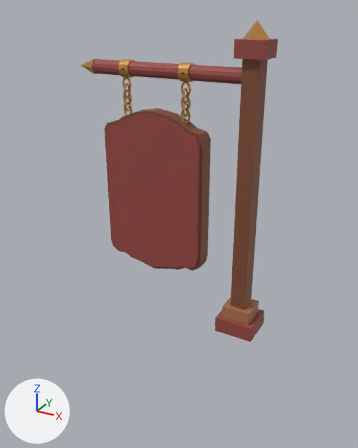
A saved change to the FBX model Assets/Art/3D/Shop_Sign.fbx.
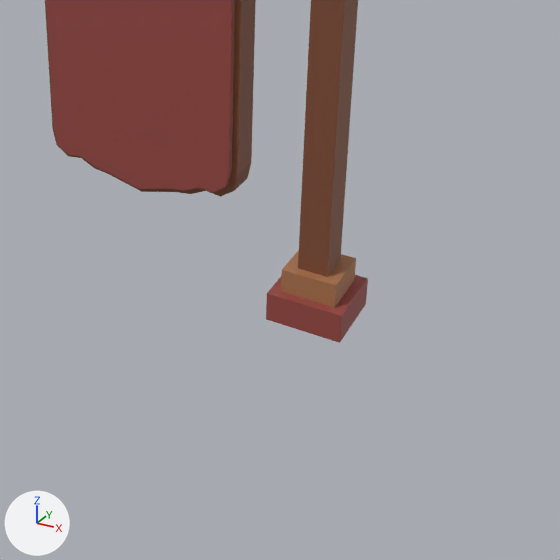
Old and new are each drawn whole from a 50 mm camera at (2.67, -4.46, 3.02) aimed at (0.17, 0.08, 0.75) and again close up on the part from 24% to 100% of the width and 39% to 100% of the height. Lighting does not change. The marker at lower left points along +X, +Y and +Z. The older version's two pictures come first. Where no turn or scale is listed for an object, it has been applied to the vertices.

Before the edit, the objects in view are built like this:
```python
me_frente_rojo = bpy.data.meshes.new('Frente rojo')
me_frente_rojo.from_pydata(...)  # 744 vertices, 650 faces; spans x -0.84..1.39, y -0.13..0.27, z -0.08..3.15
# faces by material slot: [52, 540, 20, 32, 6]
me_frente_rojo.materials.append(mat_madera_rojiza)  # red #974842
me_frente_rojo.materials.append(mat_latón_envejecido)  # orange #ce9955
me_frente_rojo.materials.append(mat_hierro_oscuro)  # dark grey #48423f
me_frente_rojo.materials.append(mat_madera_nogal)  # brown #814d35
me_frente_rojo.materials.append(mat_madera_cálida)  # brown #aa734d
# before: 723 (1.09, -0.02, 0.01), 725 (1.09, 0.17, 0.01), 727 (1.26, -0.02, 0.01), 729 (1.26, 0.17, 0.01)
ob_frente_rojo = bpy.data.objects.new('Frente rojo', me_frente_rojo)
ob_frente_rojo.location = (-0.179, -0.075, -0.237)
```
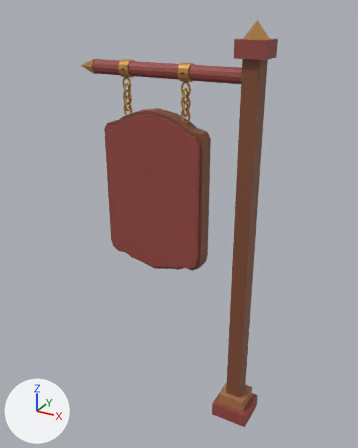
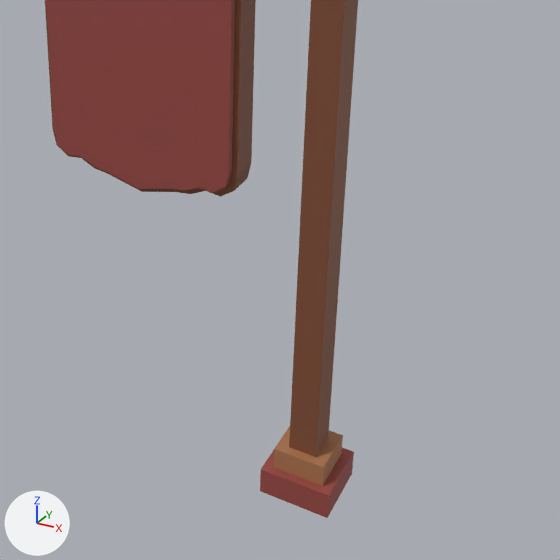
Boxes [x1, y1, x2, y2] around the edits, measured in the close-ups (560 x 560 px; the box of a moved part takes in the faces that stretch with it):
'Frente rojo', reshaped: before [45, 0, 368, 343]; after [45, 0, 358, 518]
part 1 of me_frente_rojo, moved or reshaped: before [266, 275, 368, 343]; after [260, 448, 354, 518]
part 2 of me_frente_rojo, moved or reshaped: before [281, 250, 356, 308]; after [274, 426, 343, 486]
part 3 of me_frente_rojo, moved or reshaped: before [298, 0, 358, 277]; after [289, 0, 358, 457]

Edits to the bpy script that builds the scene:
```text
Change me_frente_rojo:
    used by ob_frente_rojo; location = (-0.179, -0.075, -0.237)
    remove me_frente_rojo.from_pydata(...)  # 744 vertices, 650 faces; spans x -0.84..1.39, y -0.13..0.27, z -0.08..3.15
    add me_frente_rojo.from_pydata(...)  # 744 vertices, 650 faces; spans x -0.84..1.39, y -0.13..0.27, z -1.32..3.15
    me_frente_rojo part 1: the loose piece of 8 vertices spanning x 0.96..1.39, y -0.13..0.27, z -0.08..0.09 is moved by (0.0, 0.0, -1.23)
    me_frente_rojo part 2: the loose piece of 8 vertices spanning x 1.02..1.33, y -0.08..0.22, z 0.08..0.23 is moved by (0.0, 0.0, -1.23)
    me_frente_rojo part 3
    add for i in [723, 725, 727, 729]: me_frente_rojo.vertices[i].co += Vector((0.0, 0.0, -1.23))
```
